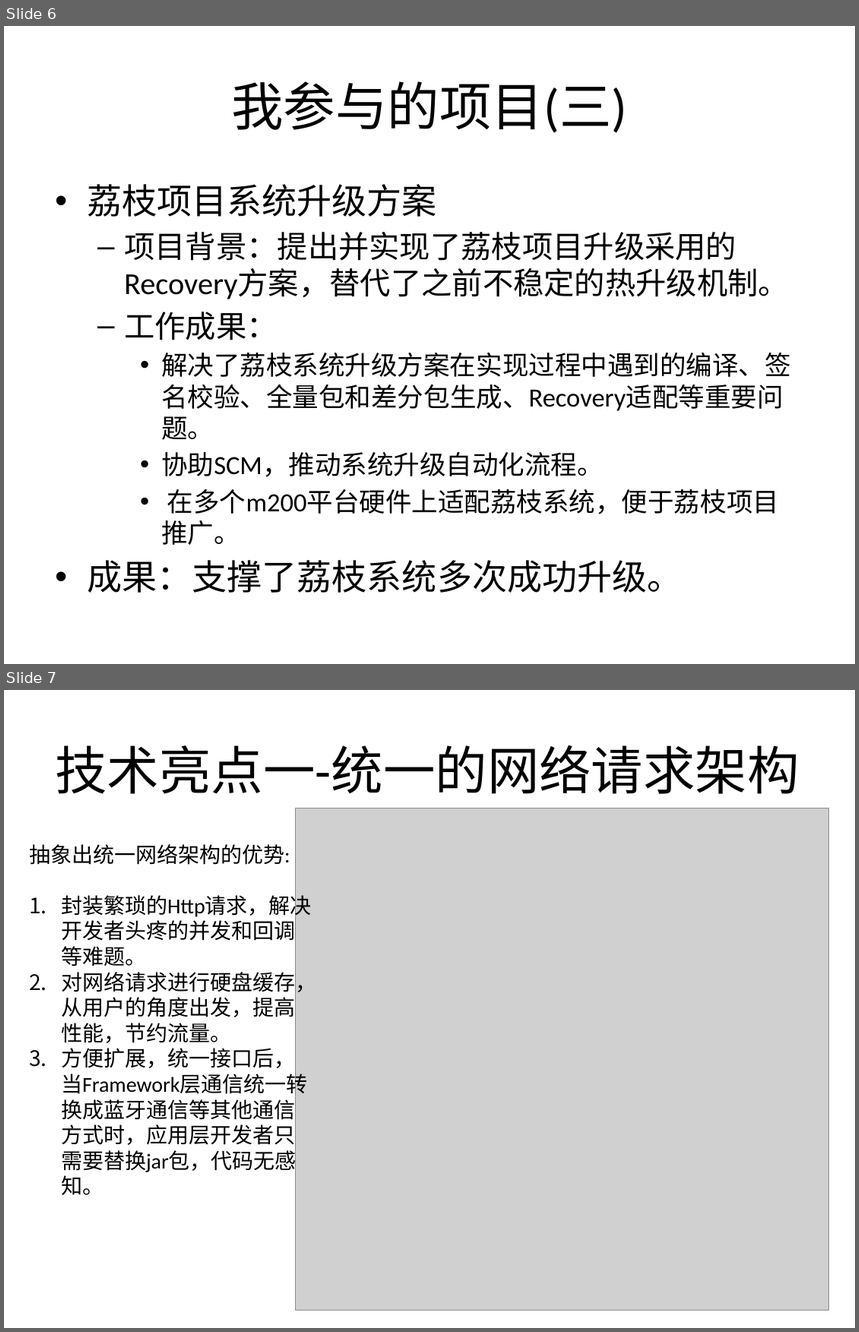
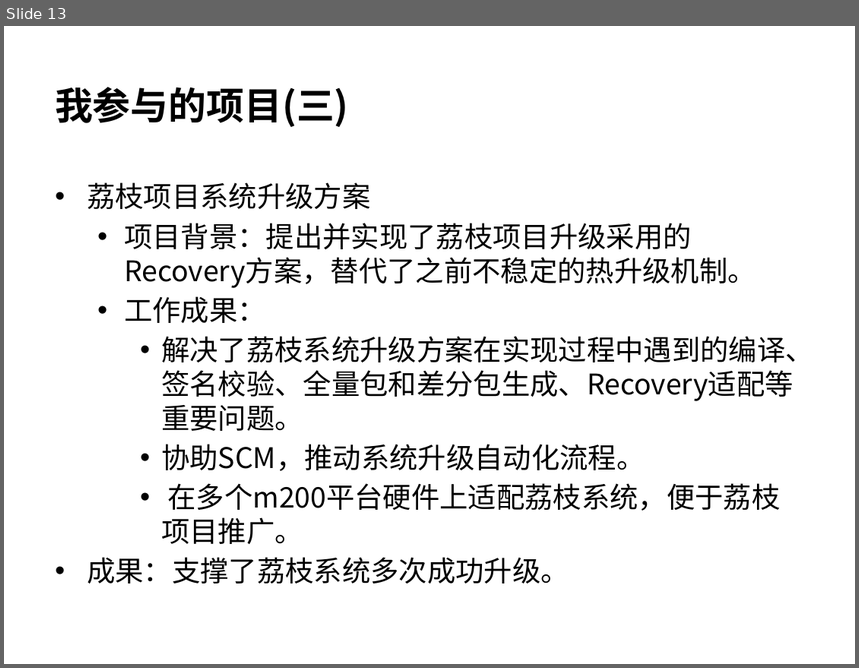
Before and after one commit to wangzhengyi/WangZhengyi, a slide deck: promote.pptx. Shown one above the other, each under a label of ours: slides 6 and 7 before the commit, slide 13 after it. The pictures are 859x1332 and 859x668 pixels, drawn with LibreOffice and Linux fonts; fonts in the diff are those of the drawing; grey boxes stand for pictures. Boxes give left, top, right and bottom in pixels: in the first picture for what was removed or moved away, otherwise in the second. Text is boxed around its words. In the diff, an @@ line names an element or a change of style, - is before the commit and + after.

```diff
--- a/promote.pptx
+++ b/promote.pptx
@@ slide 7 removed at [4, 690, 855, 1328], background #FFFFFF @@
@@ title removed at [55, 745, 800, 794] @@
-技术亮点一-统一的网络请求架构
@@ picture removed at [296, 809, 829, 1310] @@
@@ text removed at [29, 844, 316, 1195] @@
-抽象出统一网络架构的优势:
-1. 封装繁琐的Http请求，解决开发者头疼的并发和回调等难题。
-2. 对网络请求进行硬盘缓存，从用户的角度出发，提高性能，节约流量。
-3. 方便扩展，统一接口后，当Framework层通信统一转换成蓝牙通信等其他通信方式时，应用层开发者只需要替换jar包，代码无感知。
@@ what was slide 6 is now slide 13 @@
@@ slide 13 changed as well @@
@@ title "我参与的项目(三)" at [55, 87, 349, 127]: size 44 to 32 pt, font Calibri to Noto Sans CJK SC, bold on; alignment centre to left @@
@@ text "荔枝项目系统升级方案" at [87, 183, 814, 584]: size 29.6 to 24 pt in "荔枝项目系统升级方案", "成果：支撑了荔枝系统多次成功升级。"; font Calibri to Noto Sans CJK SC; size 25.9 to 24 pt in "项目背景：提出并实现了荔枝项目升级采用的Recovery方案，替代了之前不稳定的热升级机制。", "工作成果："; size 22.2 to 24 pt in "解决了荔枝系统升级方案在实现过程中遇到的编译、签名校验、全量包和差分包生成、Recovery适配等重要问题。", "协助SCM，推动系统升级自动化流程。", "在多个m200平台硬件上适配荔枝系统，便于荔枝项目推广。"; less space between paragraphs; bullet – to • @@
```
Also in this commit, not shown: 5 other slides changed, 9 slides added, 5 other slides removed.
